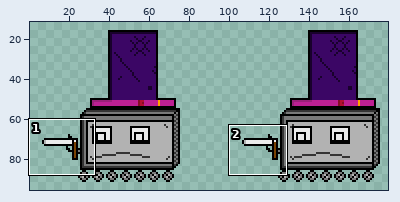
Two states of a sprite sheet, assets/enemies/robot-Sheet.png. The picture above shows the old version from afar; the outline marks the close-up.
Close-up. Before:
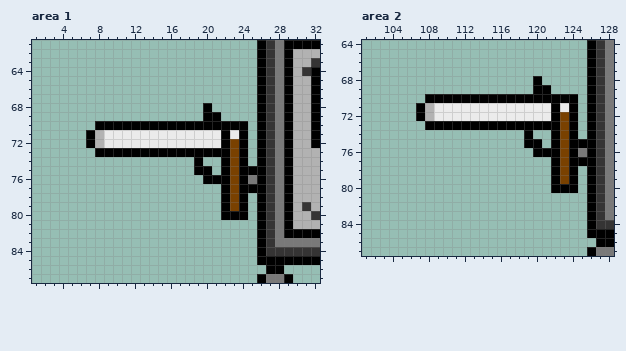
The file is 200x100 pixels. Shown: area 1: x 1..32, y 61..87; area 2: x 101..128, y 64..87. The wide view leaves out empty margins.
And afterwards:
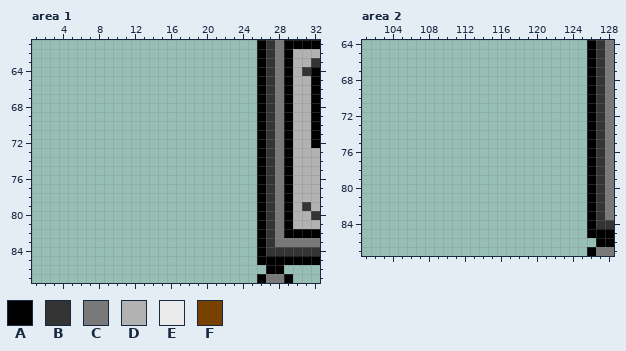
Palette (. is transparent): A #000000  B #353434  C #797979  D #b2b2b2  E #ebebeb  F #794100
Message: Change robot sprite and add hurt sound
What changed:
Changed rows in their new state; - is an unchanged pixel.
Area 1:
first column x 7:
68 -------------.-----
69 -------------..----
70 -.................-
71 ..................-
72 ..................-
73 -.................-
74 ------------.--...-
75 ------------..-....
76 -------------......
77 ---------------....
78 ---------------...-
79 ---------------...-
80 ---------------...-
Area 2:
first column x 107:
68 -------------.-----
69 -------------..----
70 -.................-
71 ..................-
72 ..................-
73 -.................-
74 ------------.--...-
75 ------------..-....
76 -------------......
77 ---------------....
78 ---------------...-
79 ---------------...-
80 ---------------...-
